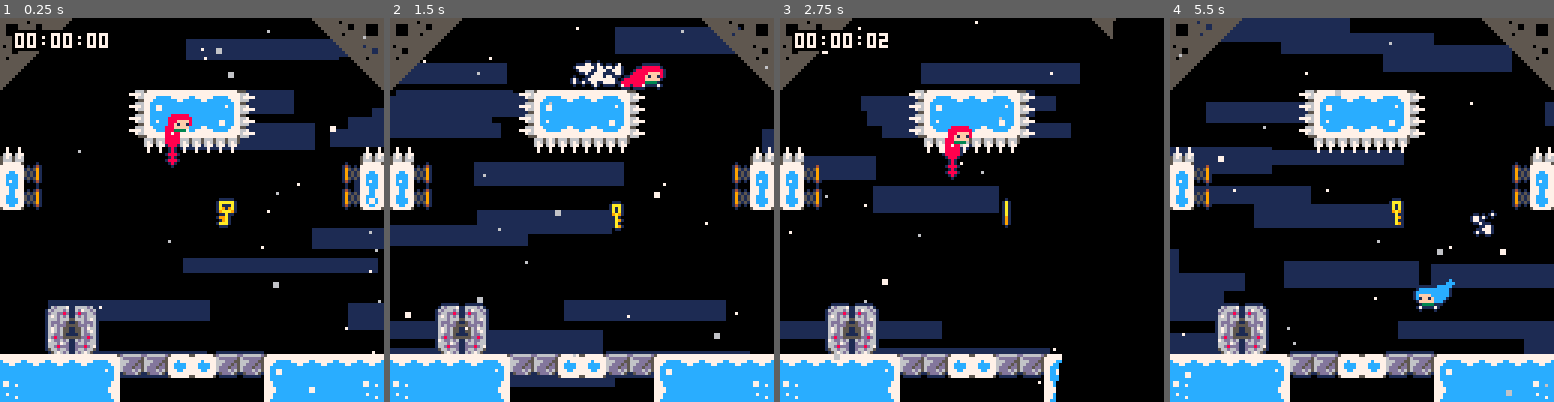
Above: before the commit, frames 1-4 (left to right).
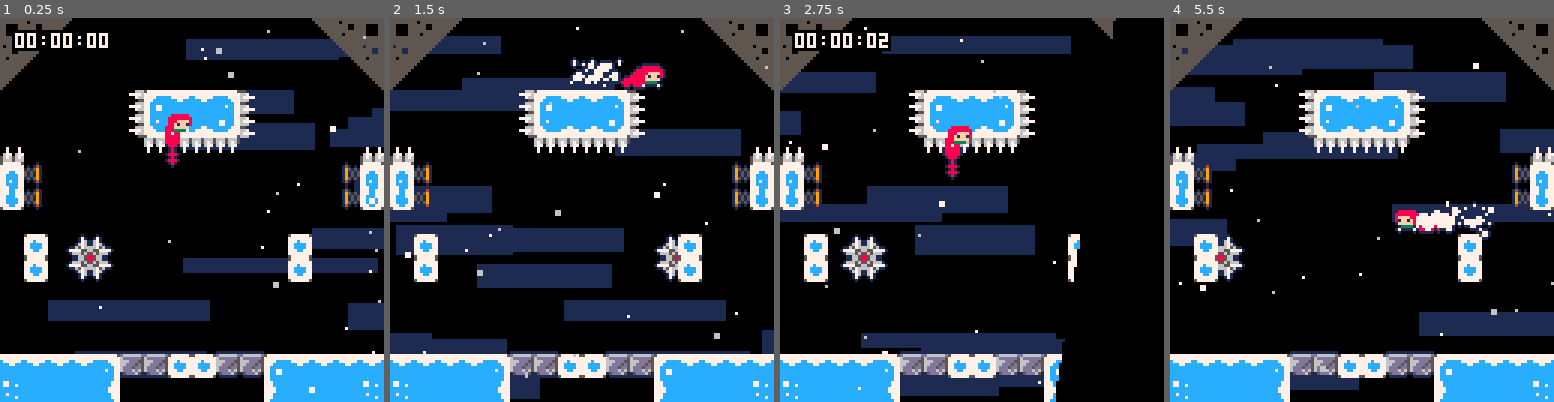
Above: after the commit, the same moments.

Repository: CelesteClassic/newleste.p8
Game: PICO-8 cartridge temple.p8
Two runs of this game, one before a commit and one after it. Both use one fixed random seed, a clock stepped at 60 frames per second and the inputs below.
Inputs:
- Up to frame 1 (0.25 s): no input
- Up to frame 2 (1.5 s): tap X (X key) at 0.33, 1.07 s; tap O (Z key) at 0.7 s
- Up to frame 3 (2.75 s): hold Right 1.6-2.1 s; tap O (Z key) at 1.7, 2.1, 2.5 s; tap X (X key) at 1.85 s; hold Up 2.15-2.42 s; hold Right from 2.47 s (still down)
- Up to frame 4 (5.5 s): tap O (Z key) every 0.4 s from 2.9 to 5.3 s; tap X (X key) at 2.97, 4.08, 5.2 s; release Right at 3.03 s; hold Left 3.08-3.58 s; hold Down 3.63-3.97 s; hold Right 4.02-4.68 s; hold Up 4.73-5.03 s; hold Left from 5.08 s (still down)

The runs differ from the first frame. In frame 1, 4.5% of the frame differs, in the area x 6-82%, y 46-88%; in frame 2, 27%; in frame 3, 22%; in frame 4, 35%, in the area x 0-100%, y 0-99%.

Commit message:
basic horizontal spinner

Diff:
--- a/temple.p8
+++ b/temple.p8
@@ -782,6 +782,36 @@
 }
 
 
+spinner_h={
+  layer=0,
+  init=function(this)
+    this.hitbox=rectangle(2,2,12,12)
+    local r=this.x
+    while r<lvl_pw and not fget(tile_at(r\8,this.y\8),0) do
+      r+=8
+    end
+    this.x-=4
+    this.l=this.x
+    this.r=r-12
+  end,
+  update=function(this)
+    if this.x>=this.r then
+      this.dir=-1
+    elseif this.x<=this.l then
+      this.dir=1
+    end
+    this.spd.x=appr(this.spd.x,2*this.dir,0.4)
+    local hit=this.player_here()
+    if hit then
+      kill_player(hit)
+    end
+  end,
+  draw=function(this)
+    for i=0,3 do
+      spr(abs(2*this.x-this.l-this.r)<8 and 113 or 112,this.x+(i%2)*8,this.y+i\2*8,1,1,i%2!=0,i>1)
+    end
+  end
+}
 psfx=function(num)
   if sfx_timer<=0 then
    sfx(num)
@@ -799,7 +829,8 @@
   [15]=refill,
   [23]=fall_floor,
   [64]=key,
-  [80]=keydoor
+  [80]=keydoor,
+  [112]=spinner_h
 }
 
 -- [object functions]
@@ -1436,6 +1467,14 @@
 66d8ddd00ddd8d670000000000000000000000000000000000000000000000000000000000000000000000000000000000000000000000000000000000000000
 566d66d00d66d6650000000000000000000000000000000000000000000000000000000000000000000000000000000000000000000000000000000000000000
 05676d6006d676500000000000000000000000000000000000000000000000000000000000000000000000000000000000000000000000000000000000000000
+00000000000000000000000000000000000000000000000000000000000000000000000000000000000000000000000000000000000000000000000000000000
+00000700000076000000000000000000000000000000000000000000000000000000000000000000000000000000000000000000000000000000000000000000
+00000760000067600000000000000000000000000000000000000000000000000000000000000000000000000000000000000000000000000000000000000000
+00006760000006760000000000000000000000000000000000000000000000000000000000000000000000000000000000000000000000000000000000000000
+00065766076000670000000000000000000000000000000000000000000000000000000000000000000000000000000000000000000000000000000000000000
+07777556067600560000000000000000000000000000000000000000000000000000000000000000000000000000000000000000000000000000000000000000
+00666565006765650000000000000000000000000000000000000000000000000000000000000000000000000000000000000000000000000000000000000000
+00006658000676580000000000000000000000000000000000000000000000000000000000000000000000000000000000000000000000000000000000000000
 
 
 
@@ -1578,11 +1617,11 @@
 1000000000001111111100000000001000000000000000000000000000000000000000000000000000000000000000000000000000000000000000000000000000000000000000000000000000000000000000000000000000000000000000000000000000000000000000000000000000000000000000000000000000000000
 2708000000000000000000000000082700000000000000000000000000000000000000000000000000000000000000000000000000000000000000000000000000000000000000000000000000000000000000000000000000000000000000000000000000000000000000000000000000000000000000000000000000000000
 3708000000000000000000000000083700000000000000000000000000000000000000000000000000000000000000000000000000000000000000000000000000000000000000000000000000000000000000000000000000000000000000000000000000000000000000000000000000000000000000000000000000000000
-0000000000000000004000000000000000000000000000000000000000000000000000000000000000000000000000000000000000000000000000000000000000000000000000000000000000000000000000000000000000000000000000000000000000000000000000000000000000000000000000000000000000000000
 0000000000000000000000000000000000000000000000000000000000000000000000000000000000000000000000000000000000000000000000000000000000000000000000000000000000000000000000000000000000000000000000000000000000000000000000000000000000000000000000000000000000000000
-00000000000000000000000000000000000000000a0000000000000000000000000000000000000000000000000000000000000000000000000000000000000000000000000000000000000000000000000000000000000000000000000000000000000000000000000000000000000000000000000000000000000000000000
+0020700000000000000000002000000000000000000000000000000000000000000000000000000000000000000000000000000000000000000000000000000000000000000000000000000000000000000000000000000000000000000000000000000000000000000000000000000000000000000000000000000000000000
+00200000000000000000000020000000000000000a0000000000000000000000000000000000000000000000000000000000000000000000000000000000000000000000000000000000000000000000000000000000000000000000000000000000000000000000000000000000000000000000000000000000000000000000
 0000000000000000000000000000000000000000000000000000000000000000000000000000000000000000000000000000000000000000000000000000000000000000000000000000000000000000000000000000000000000000000000000000000000000000000000000000000000000000000000000000000000000000
-0000500000000000000000000000000000000000000000000000000000000000000000000000000000000000000000000000000000000000000000000000000000000000000000000000000000000000000000000000000000000000000000000000000000000000000000000000000000000000000000000000000000000000
+0000000000000000000000000000000000000000000000000000000000000000000000000000000000000000000000000000000000000000000000000000000000000000000000000000000000000000000000000000000000000000000000000000000000000000000000000000000000000000000000000000000000000000
 0000000000000000000000000000000001000000000000000000000000000000000000000000000000000000000000000000000000000000000000000000000000000000000000000000000000000000000000000000000000000000000000000000000000000000000000000000000000000000000000000000000000000000
 2222222223171720201717212222222223000000000000000000000000000000000000000000000000000000000000000000000000000000000000000000000000000000000000000000000000000000000000000000000000000000000000000000000000000000000000000000000000000000000000000000000000000000
 3825252526000000000000242525253826000000000000000000000000000000000000000000000000000000000000000000000000000000000000000000000000000000000000000000000000000000000000000000000000000000000000000000000000000000000000000000000000000000000000000000000000000000
